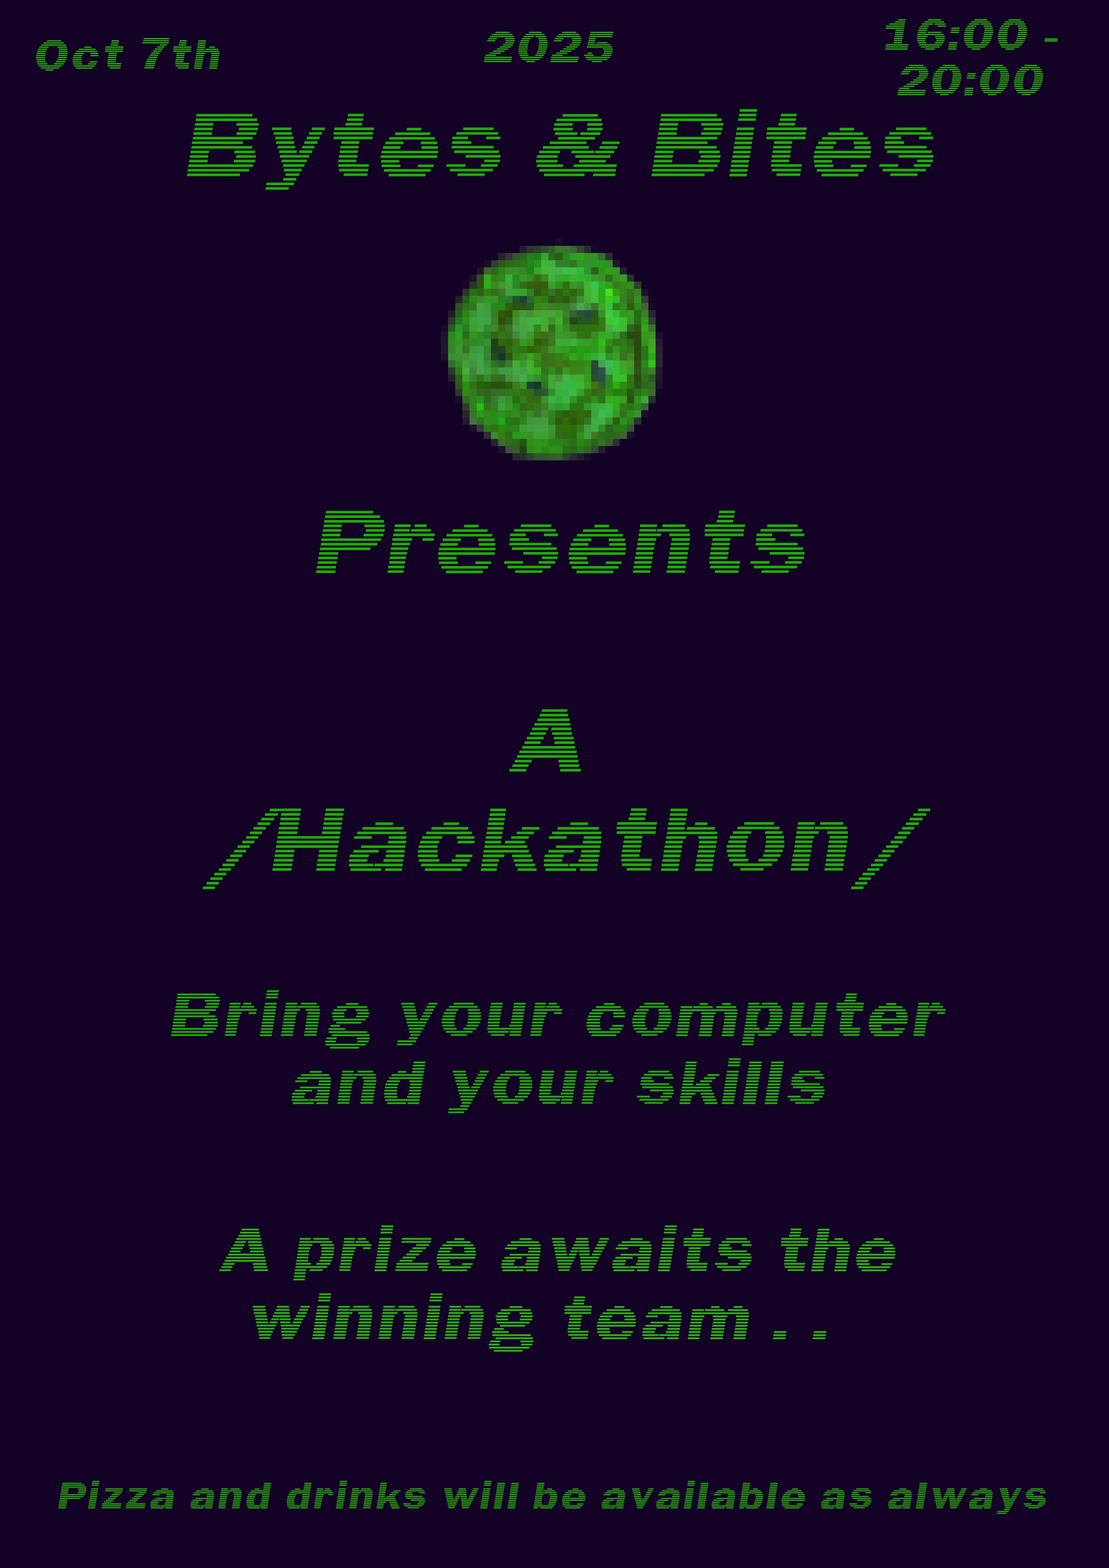
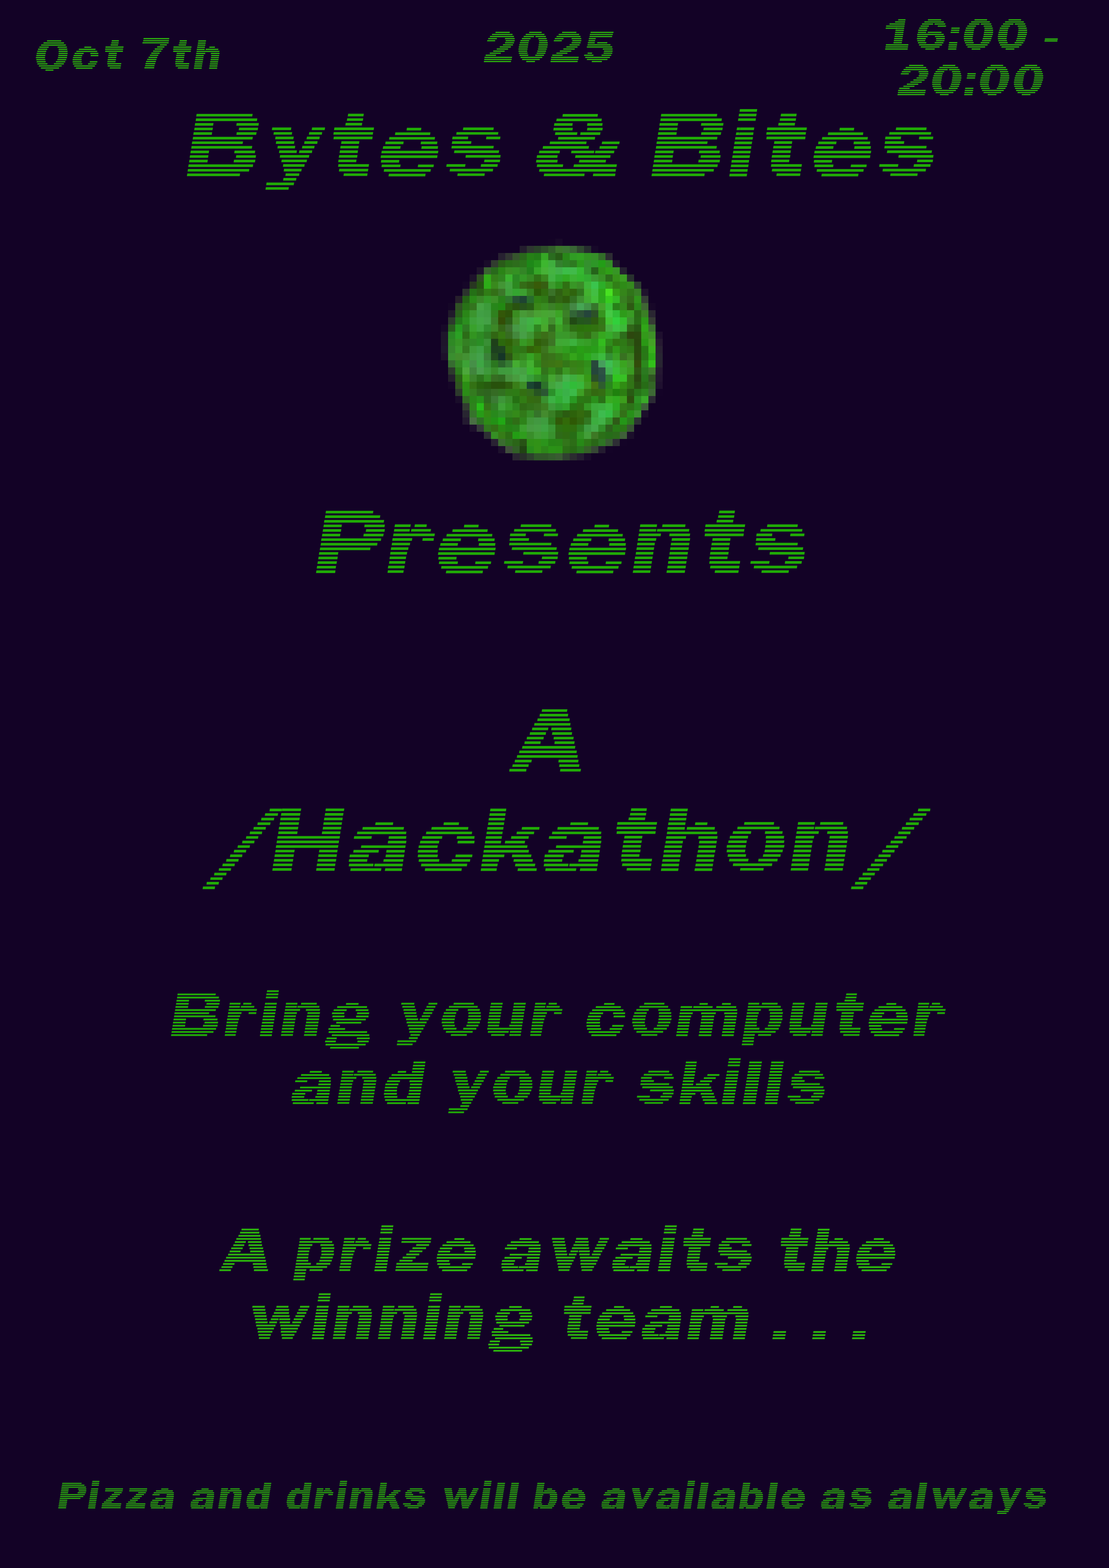
Layers edited between the first and the second w=1109, h=1568 image:
painted on "..." over [252, 1293, 866, 1352]